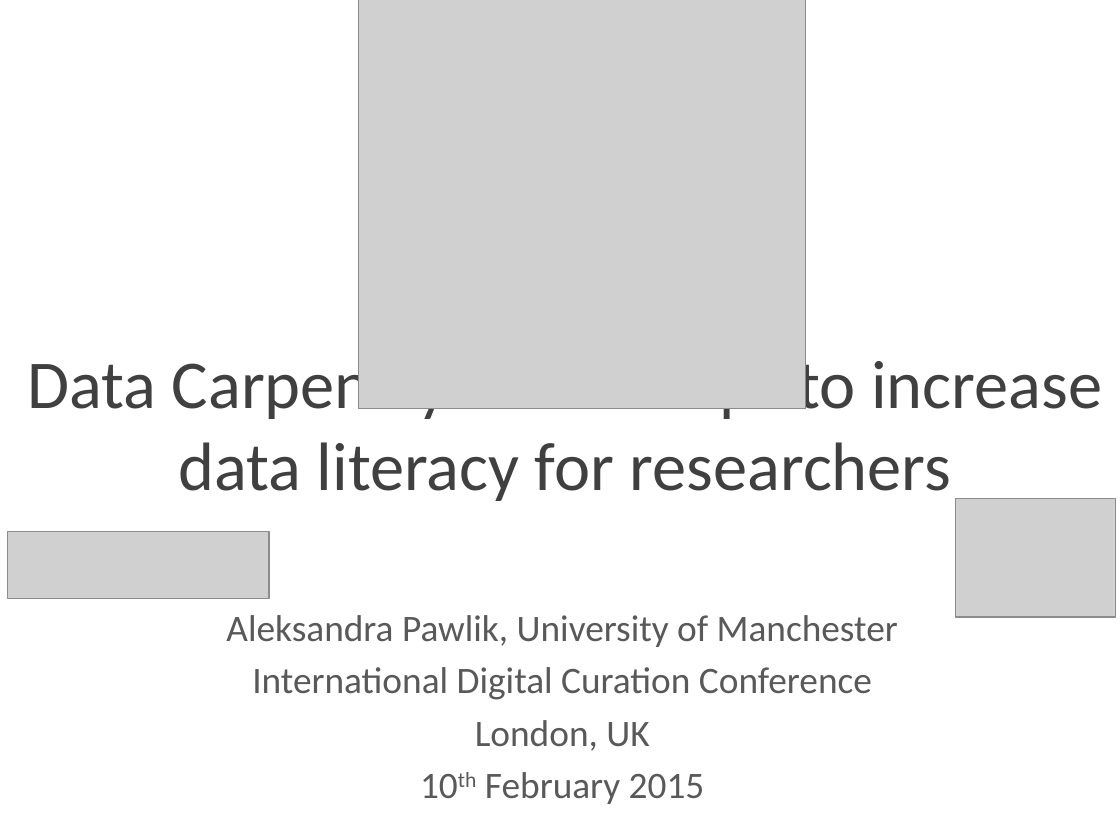
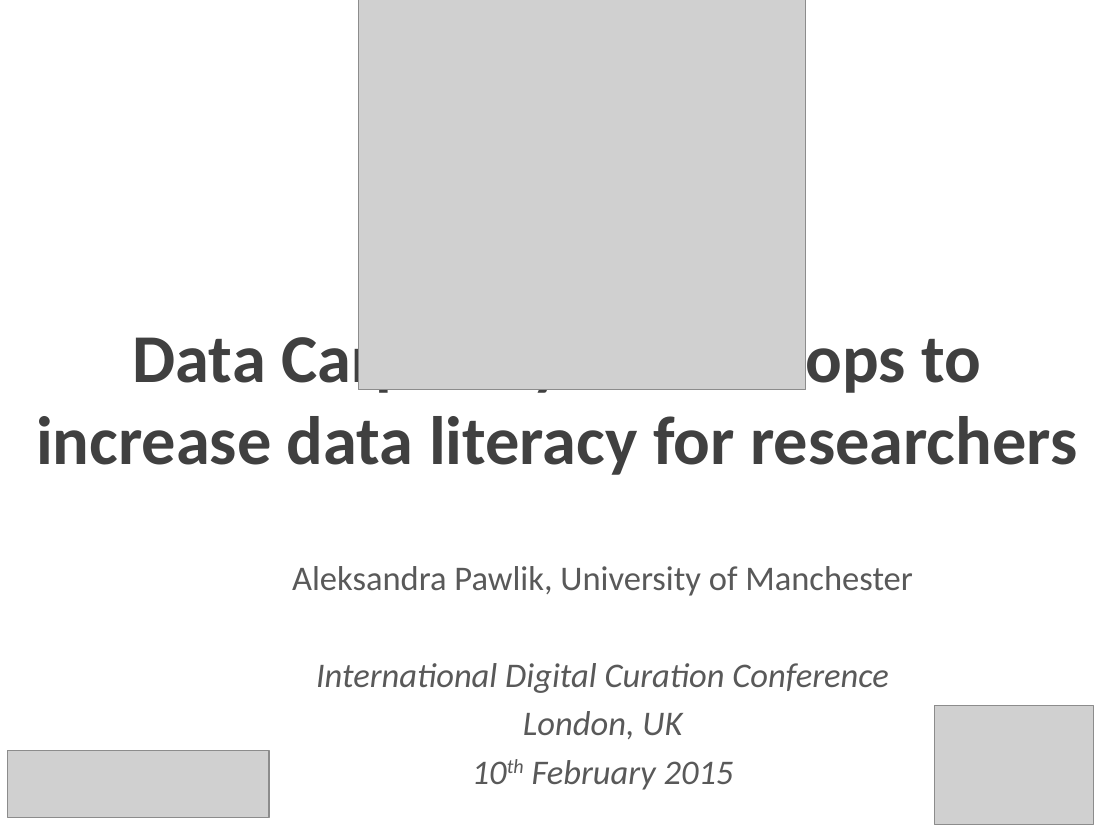
Before and after one commit to datacarpentry/presentations, a slide deck: slide 1 of IDCC2015_Data_Carpentry.pptx. Drawn at 1120x840 pixels with LibreOffice and Linux fonts; fonts in the diff are those of the drawing; grey boxes stand for pictures. Boxes give left, top, right and bottom in pixels: in the first picture for what was removed or moved away, otherwise in the second. Text is boxed around its words. In the diff, an @@ line names an element or a change of style, - is before the commit and + after.

```diff
--- a/IDCC2015_Data_Carpentry.pptx
+++ b/IDCC2015_Data_Carpentry.pptx
@@ picture: place and size @@
-picture at bbox=[358, 0, 806, 408]
+picture at bbox=[358, 0, 806, 390]
@@ title "Data Carpentry: workshops to increase ...": place and size @@
-title "Data Carpentry: workshops to increase ..." at bbox=[27, 352, 1102, 501]
+title "Data Carpentry: workshops to increase ..." at bbox=[36, 325, 1077, 475]
@@ title "Data Carpentry: workshops to increase ..." at bbox=[36, 325, 1077, 475]: bold on @@
@@ subtitle "Aleksandra Pawlik, University of Manchester": place and size @@
-subtitle "Aleksandra Pawlik, University of Manchester" at bbox=[226, 615, 898, 804]
+subtitle "Aleksandra Pawlik, University of Manchester" at bbox=[292, 566, 913, 790]
@@ subtitle "Aleksandra Pawlik, University of Manchester" at bbox=[292, 566, 913, 790]: size 24 to 22.2 pt; italic on in "International Digital Curation Conference", "London, UK", "10th February 2015" @@
@@ picture: place and size @@
-picture at bbox=[955, 498, 1114, 617]
+picture at bbox=[934, 706, 1093, 824]
@@ picture: place and size @@
-picture at bbox=[8, 531, 269, 598]
+picture at bbox=[8, 750, 269, 818]
```
Also in this commit, not shown: 3 other slides changed.
